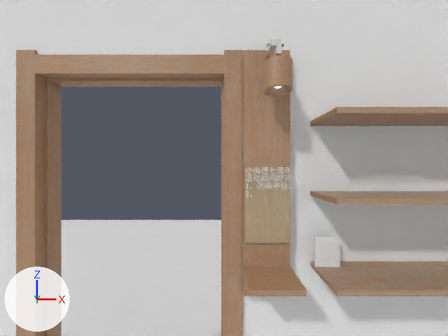
An edit to the Blender file 斑斓/斑斓工程/3.x/木工坊作品/教室门口展示牌/教室门口展示牌.blend, drawn before and after from the same camera.
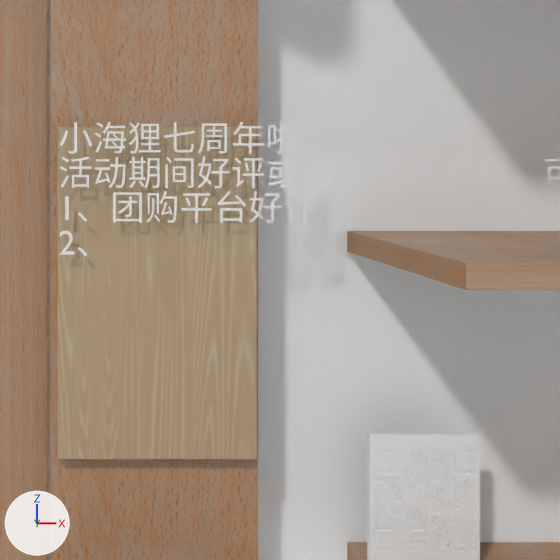
The first picture shows the older version from the file's camera 'Camera'. The close-ups show the older and then the newer version on the part from 52% to 80% of the width and 41% to 79% of the height of that picture. Only the edits that show in the close-ups are written down. Lighting does not change. The marker at lower left points along +X, +Y and +Z. Text is drawn in Blender's own font.
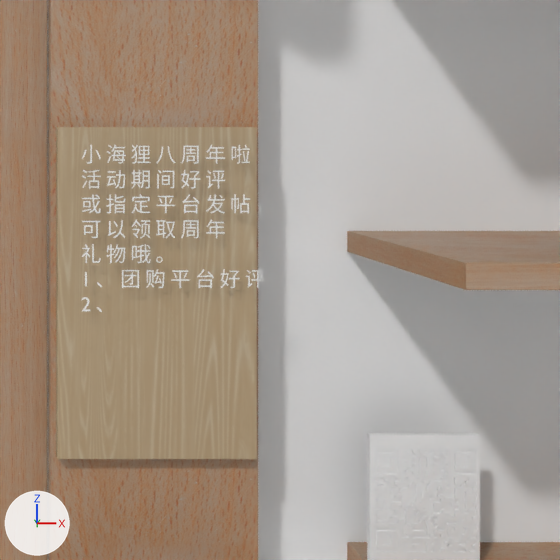
Location of each change, (x1, y1, x2, y2) in pixels of the close-ups (560 x 560 px):
```json
{"object": "Text", "change": "text changed, moved, rescaled", "before": [59, 122, 560, 256], "after": [82, 145, 265, 312]}
```

Scene script edits in JSON lines:
```json
{"op": "set", "path": "txt_text.body", "old": "'小海狸七周年啦\\n活动期间好评或指定平台发帖，可以领取周年礼物哦。\\n1、团购平台好评\\n2、'", "new": "'小海狸八周年啦\\n活动期间好评\\n或指定平台发帖，\\n可以领取周年\\n礼物哦。\\n1、团购平台好评\\n2、'"}
{"op": "add", "block": "txt_text", "code": "txt_text.space_line = 1.2"}
{"op": "add", "block": "txt_text", "code": "txt_text.space_word = 1.2"}
{"op": "add", "block": "txt_text", "code": "txt_text.space_character = 1.4"}
{"op": "set", "path": "ob_text.location", "old": "(0.4847, -0.055, 1.579)", "new": "(0.5047, -0.055, 1.569)"}
{"op": "set", "path": "ob_text.scale", "old": "(0.0308, 0.0308, 0.0308)", "new": "(0.0185, 0.0185, 0.0185)"}
```
